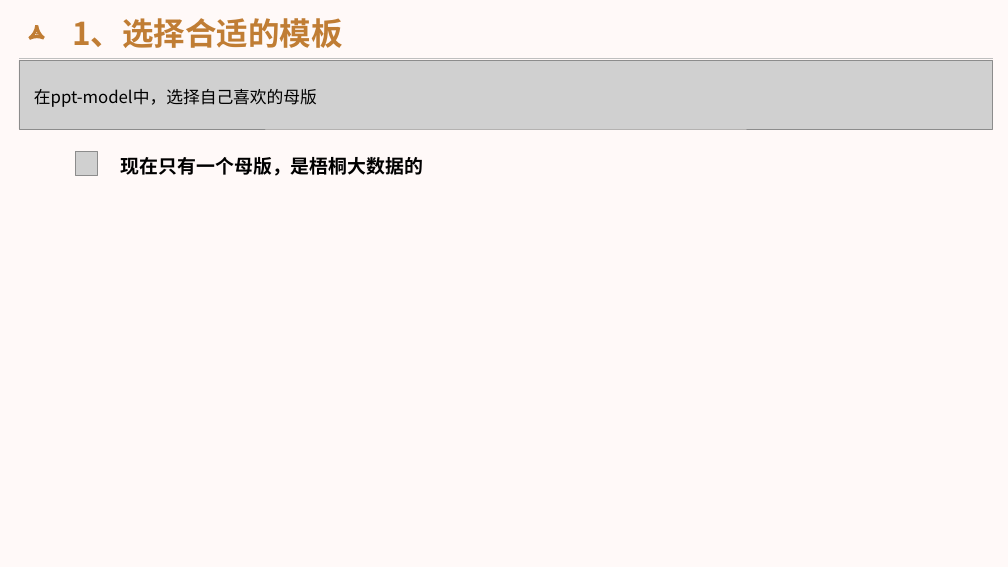
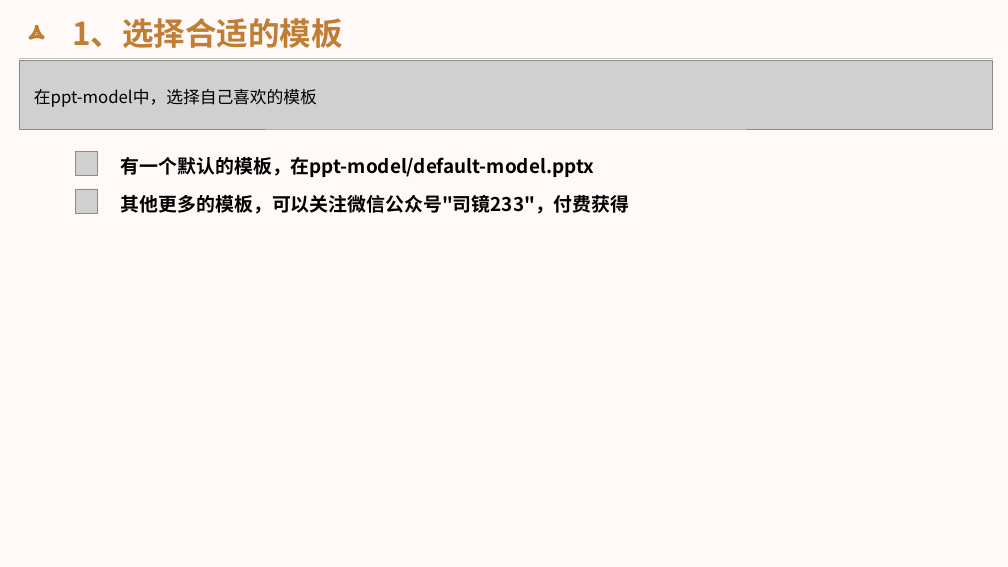
Before and after one commit to sijing233/ppt-generator, a slide deck: slide 18 of out-print/readme.pptx. Drawn at 1008x567 pixels with LibreOffice and Linux fonts; fonts in the diff are those of the drawing; grey boxes stand for pictures; background and template pictures are left out. Boxes give left, top, right and bottom in pixels: in the first picture for what was removed or moved away, otherwise in the second. Text is boxed around its words. In the diff, an @@ line names an element or a change of style, - is before the commit and + after.

```diff
--- a/out-print/readme.pptx
+++ b/out-print/readme.pptx
@@ text at [34, 89, 317, 107]: text changed @@
-在ppt-model中，选择自己喜欢的母版
+在ppt-model中，选择自己喜欢的模板
@@ text at [121, 157, 595, 177]: text changed @@
-现在只有一个母版，是梧桐大数据的
+有一个默认的模板，在ppt-model/default-model.pptx
@@ picture added at [76, 189, 98, 214] @@
@@ text added at [121, 195, 630, 214], 18 pt, text #000000, bold @@
+其他更多的模板，可以关注微信公众号"司镜233"，付费获得
```
Also in this commit, not shown: 3 other slides changed, 47 other files.
